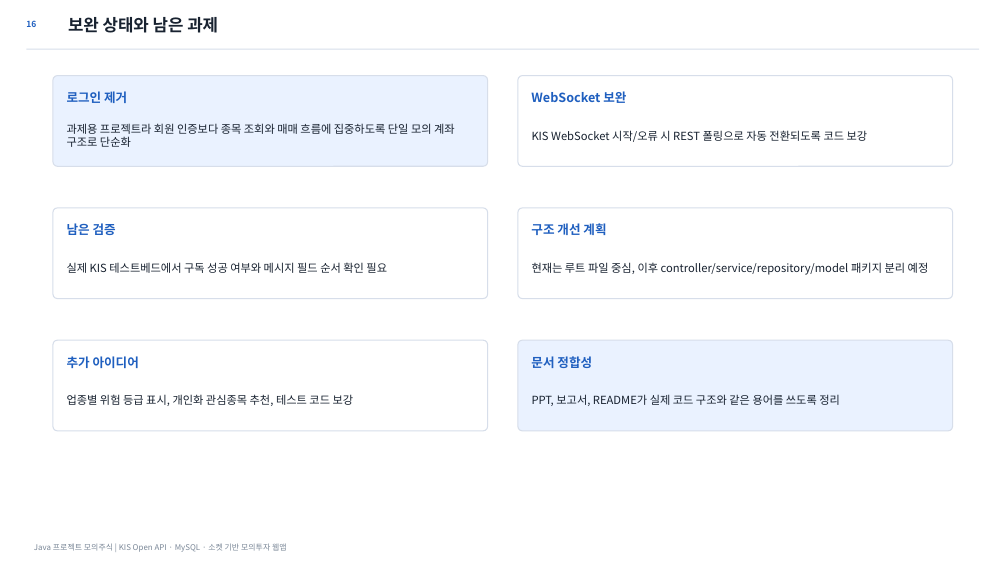
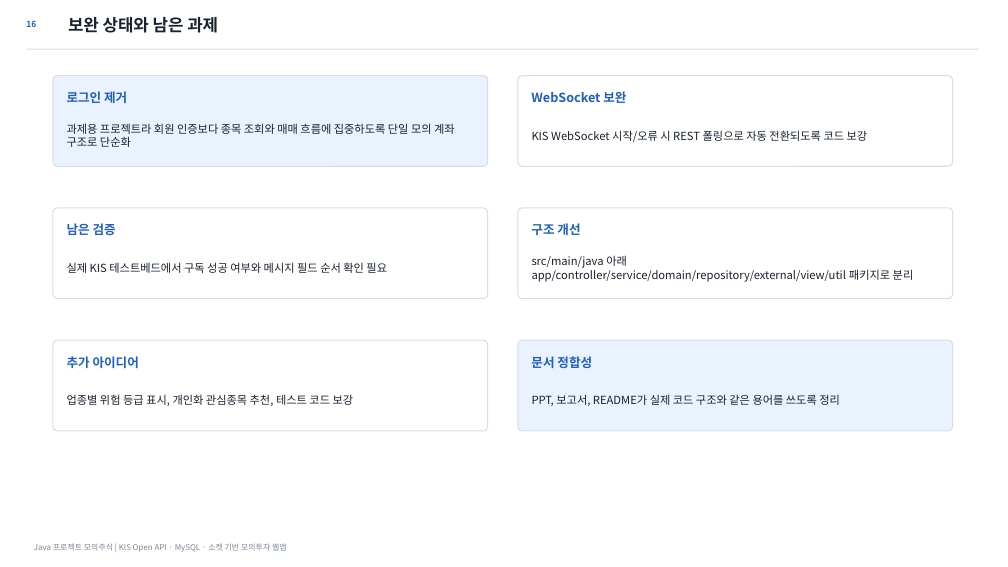
Before and after one commit to osangmin51-spec/javaproject, a slide deck: slide 16 of deliverables/Java_모의주식투자_발표자료_최종정합본.pptx. Drawn at 1008x567 pixels with LibreOffice and Linux fonts; fonts in the diff are those of the drawing. Boxes give left, top, right and bottom in pixels: in the first picture for what was removed or moved away, otherwise in the second. Text is boxed around its words. In the diff, an @@ line names an element or a change of style, - is before the commit and + after.

```diff
--- a/deliverables/Java_모의주식투자_발표자료_최종정합본.pptx
+++ b/deliverables/Java_모의주식투자_발표자료_최종정합본.pptx
@@ text at [531,223,580,235]: text changed @@
-구조 개선 계획
+구조 개선
@@ text at [532,255,914,282]: text changed @@
-현재는 루트 파일 중심, 이후 controller/service/repository/model 패키지 분리 예정
+src/main/java 아래 app/controller/service/domain/repository/external/view/util 패키지로 분리
```
Also in this commit, not shown: 4 other slides changed, 37 other files.
